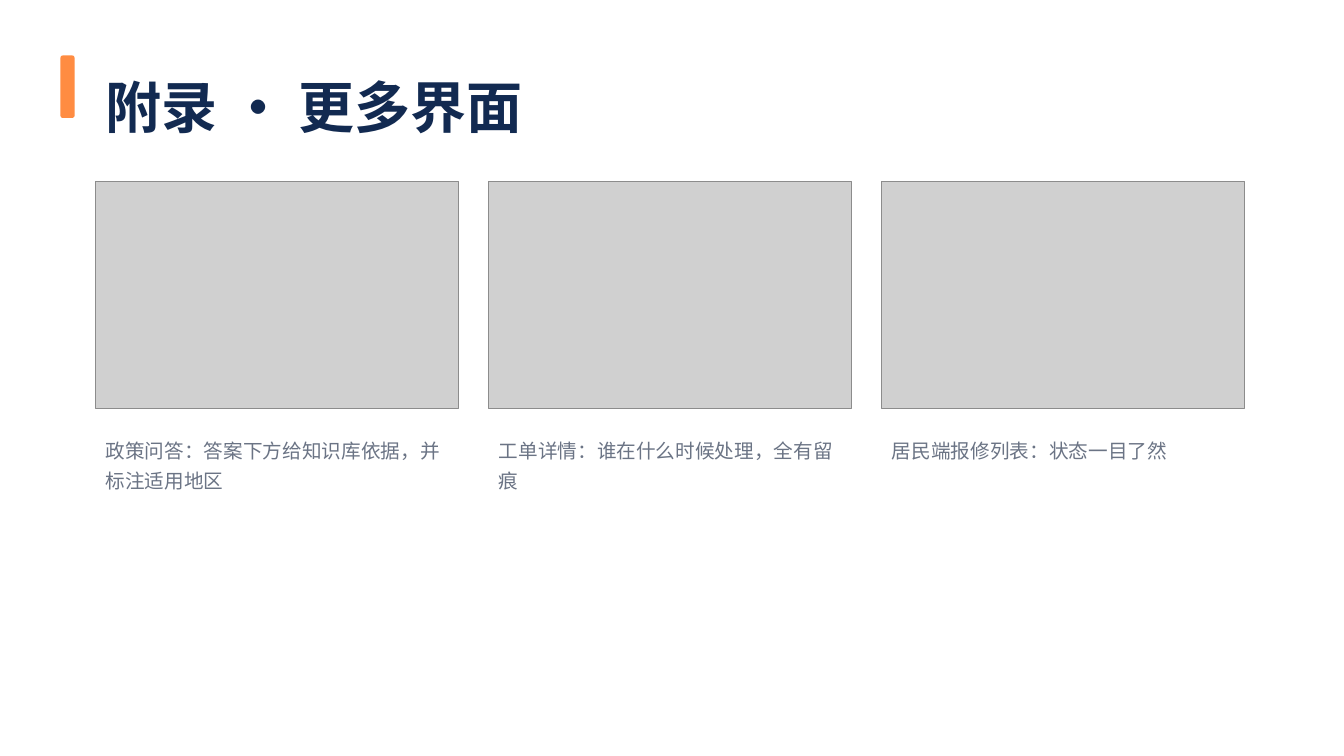
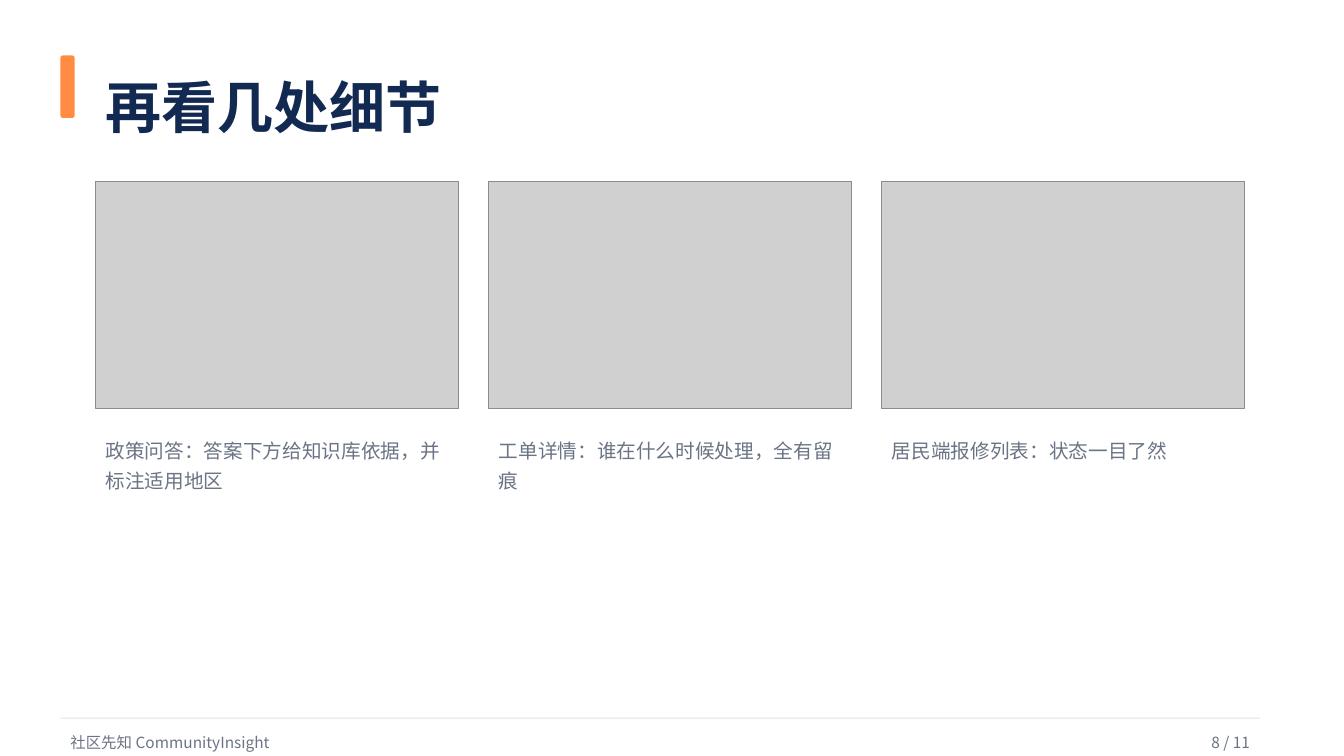
Before and after one commit to woshuofengsu/campus-insight-agent, a slide deck: slide 8 of docs/competition/9月22日路演-社区先知.pptx (slide 11 before the commit). Drawn at 1344x756 pixels with LibreOffice and Linux fonts; fonts in the diff are those of the drawing; grey boxes stand for pictures. Boxes give left, top, right and bottom in pixels: in the first picture for what was removed or moved away, otherwise in the second. Text is boxed around its words. In the diff, an @@ line names an element or a change of style, - is before the commit and + after.

Commit message:
把附录三页提升进正文：架构与数据流 / 再看几处细节 / 现在能用的功能（正文 8→11 页）
用户要求：把附录里的「更多界面」「现在能用的功能」「它是怎么搭起来的」放进正文。

一、正文重排为 11 页
1 封面 / 2 痛点 / 3 方案总览 / 4 它是怎么搭起来的（架构与数据流）/ 5 多智能体与双层防线（重点）
6 适老化 / 7 五步走完一套流程 / 8 再看几处细节 / 9 现在能用的功能 / 10 数字墙 / 11 位置与三个诉求

二、保留部分
- 备用 2 页：为什么规则为主·大模型为辅 / 防编造与数据安全
- 附录 2 页：如需看实物 / 最常被问的四个问题

三、顺手理顺的两件事
- 页码体系改为一套：正文显示 n/11；附录页给「附录」文字标签（不再出现 n/11 与 n/15 两套分母）
- 讲者备注扩为 16 条、与页面顺序一一对应，新增架构页与功能页的讲法

四、生成脚本重写（结构更清楚，经验全部保留）
- 抽出 ROLES 常量（3、4 两页共用九个角色）
- 新增 pic_fit()：竖屏手机截图统一走 letterbox，避免"按宽度缩放变很高压住说明"的老问题
- 页面文字继续不含任何"给作者自己看"的说明（未做美化/本地可复现/舞台提示等一律不写）

验证：ruff 0 · verify_ppt 问题条目 0 · 真 PowerPoint 打开成功并导出 15 页预览 PDF（697KB）

```diff
--- a/docs/competition/9月22日路演-社区先知.pptx
+++ b/docs/competition/9月22日路演-社区先知.pptx
@@ text at bbox=[106, 80, 442, 133]: text changed @@
-附录 · 更多界面
+再看几处细节
@@ rectangle added at bbox=[60, 718, 1260, 719], fill #DDE3EE @@
@@ text added at bbox=[70, 735, 270, 752], 11 pt, text #6B7485 @@
+社区先知 CommunityInsight
@@ text added at bbox=[1211, 736, 1250, 748], 11 pt, text #6B7485 @@
+8 / 11
```
Also in this commit, not shown: 13 other slides changed, 1 other file.
